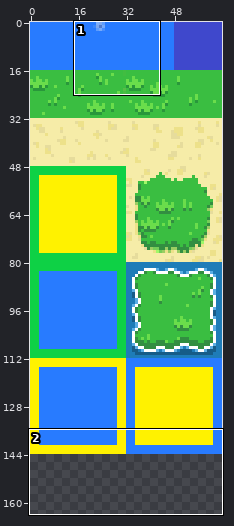
Sprite sheet, stored at Assets/Sprites/Tiles/Terrain/normalGround.png. Above, an overview of the earlier version with the close-up marked.
Close-up. The starting point:
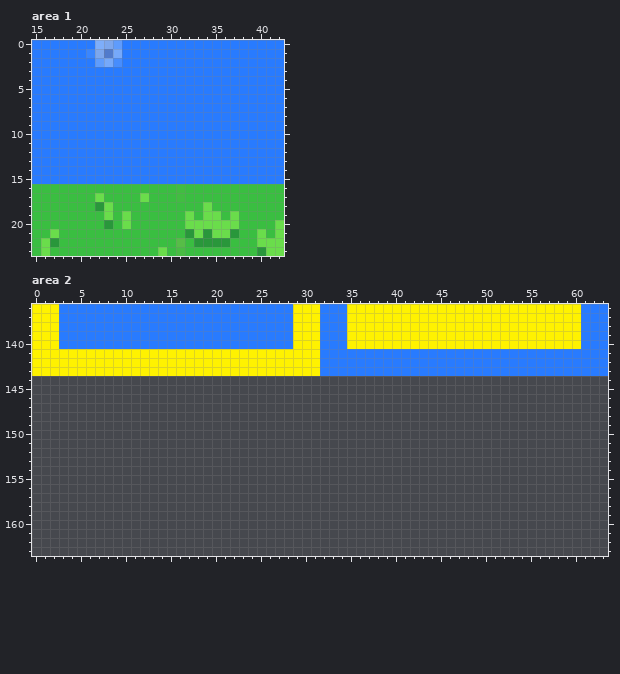
The file is 64x256 pixels. Colours within 5 levels of each other are drawn and written as one. Shown: area 1: x 15..42, y 0..23; area 2: x 0..63, y 136..163. The wide view leaves out empty margins.
After the commit:
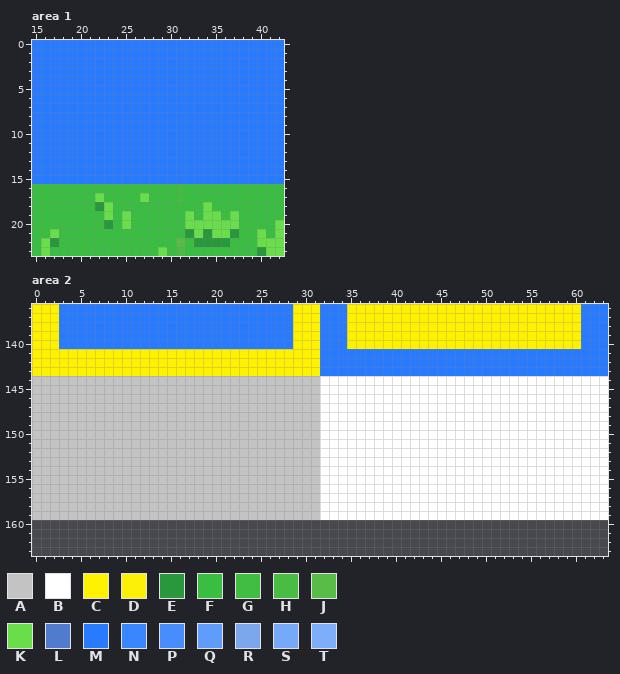
Palette (. is transparent): A #c3c3c3  B #ffffff  C #fff200  D #fdf008  E #29973b  F #3abe41  G #41bd41  H #49bd43  J #57bd47  K #6add4b  L #517bcc  M #287bff  N #3a86fe  P #478dfd  Q #5f9cfc  R #7da7ed  S #76a9fa  T #7eaefa
From old to new:
Changed rows in their new state; - is an unchanged pixel.
Area 1:
first column x 21:
 0 -MMM
 1 MMMM
 2 -MMM
Area 2:
first column x 0:
143 D---------------------------------------------------------------
144 AAAAAAAAAAAAAAAAAAAAAAAAAAAAAAAABBBBBBBBBBBBBBBBBBBBBBBBBBBBBBBB
145 AAAAAAAAAAAAAAAAAAAAAAAAAAAAAAAABBBBBBBBBBBBBBBBBBBBBBBBBBBBBBBB
146 AAAAAAAAAAAAAAAAAAAAAAAAAAAAAAAABBBBBBBBBBBBBBBBBBBBBBBBBBBBBBBB
147 AAAAAAAAAAAAAAAAAAAAAAAAAAAAAAAABBBBBBBBBBBBBBBBBBBBBBBBBBBBBBBB
148 AAAAAAAAAAAAAAAAAAAAAAAAAAAAAAAABBBBBBBBBBBBBBBBBBBBBBBBBBBBBBBB
149 AAAAAAAAAAAAAAAAAAAAAAAAAAAAAAAABBBBBBBBBBBBBBBBBBBBBBBBBBBBBBBB
150 AAAAAAAAAAAAAAAAAAAAAAAAAAAAAAAABBBBBBBBBBBBBBBBBBBBBBBBBBBBBBBB
151 AAAAAAAAAAAAAAAAAAAAAAAAAAAAAAAABBBBBBBBBBBBBBBBBBBBBBBBBBBBBBBB
152 AAAAAAAAAAAAAAAAAAAAAAAAAAAAAAAABBBBBBBBBBBBBBBBBBBBBBBBBBBBBBBB
153 AAAAAAAAAAAAAAAAAAAAAAAAAAAAAAAABBBBBBBBBBBBBBBBBBBBBBBBBBBBBBBB
154 AAAAAAAAAAAAAAAAAAAAAAAAAAAAAAAABBBBBBBBBBBBBBBBBBBBBBBBBBBBBBBB
155 AAAAAAAAAAAAAAAAAAAAAAAAAAAAAAAABBBBBBBBBBBBBBBBBBBBBBBBBBBBBBBB
156 AAAAAAAAAAAAAAAAAAAAAAAAAAAAAAAABBBBBBBBBBBBBBBBBBBBBBBBBBBBBBBB
157 AAAAAAAAAAAAAAAAAAAAAAAAAAAAAAAABBBBBBBBBBBBBBBBBBBBBBBBBBBBBBBB
158 AAAAAAAAAAAAAAAAAAAAAAAAAAAAAAAABBBBBBBBBBBBBBBBBBBBBBBBBBBBBBBB
159 AAAAAAAAAAAAAAAAAAAAAAAAAAAAAAAABBBBBBBBBBBBBBBBBBBBBBBBBBBBBBBB
Changed places in both close-ups, as pixel boxes (x1, y1, x2, y2):
changed: (86, 40, 122, 67)
changed: (32, 367, 608, 520)
